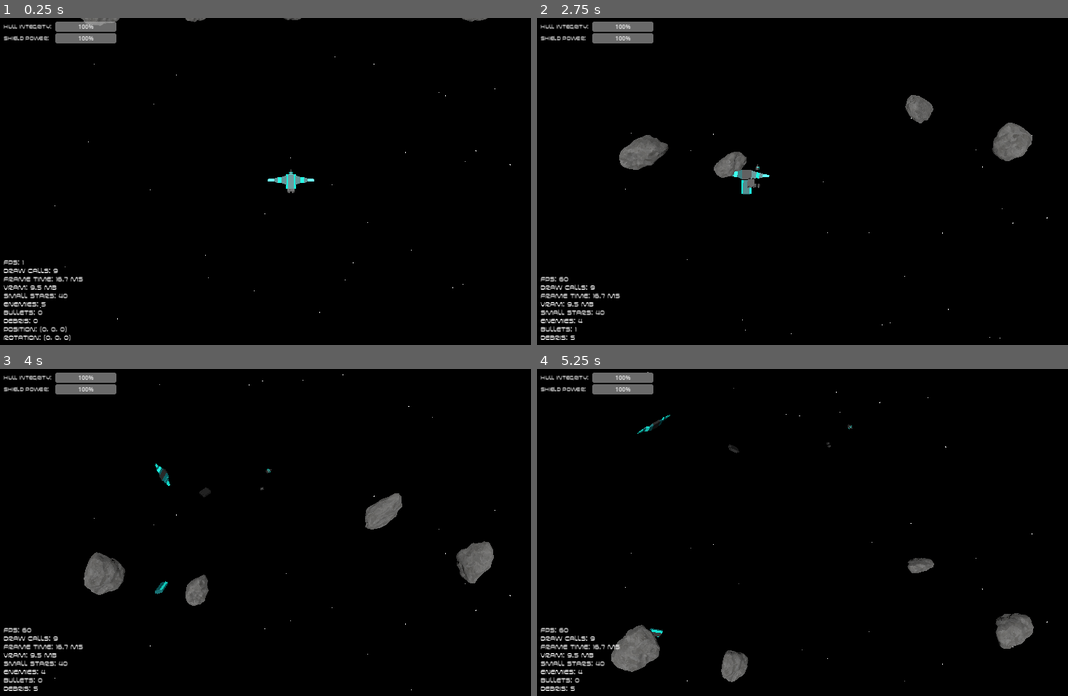
Above: before the commit, frames 1-4 (two rows, left to right).
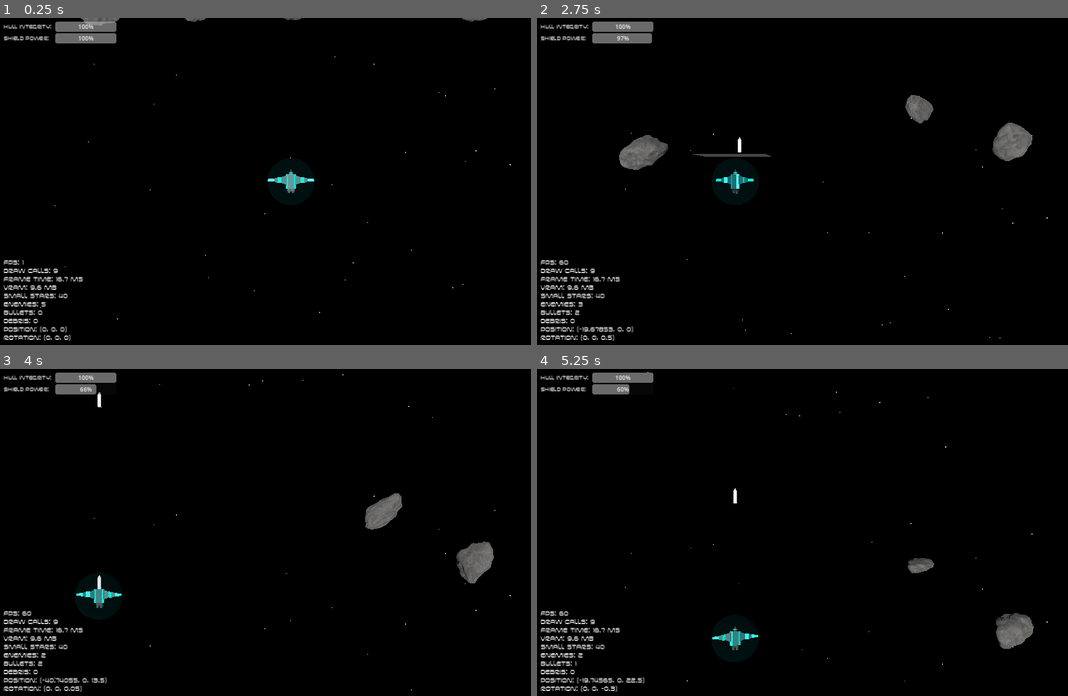
Above: after the commit, the same moments.

Repository: ccozad/space-shooter-godot-4
Game: Godot game, scene res://main.tscn
Two runs of this game, one before a commit and one after it. Both use one fixed random seed, a clock stepped at 60 frames per second and the inputs below.
Inputs (mouse positions are in pixels of both pictures, inside the frame that each line leads up to):
- Up to frame 1 (0.25 s): no input
- Up to frame 2 (2.75 s): move the mouse to (797, 246) at 0.52 s; press the mouse at (797, 246) at 0.53 s; hold Shift (accelerate) 0.53-2.03 s; move the mouse to (1004, 230) at 1.27 s; release the mouse at (1004, 230) at 1.28 s; click (1004, 230) at 1.35 s; move the mouse to (653, 132) at 2.02 s; press the mouse at (653, 132) at 2.03 s; hold A (move_left) from 2.03 s (still down)
- Up to frame 3 (4 s): move the mouse to (318, 532) at 2.77 s; release the mouse at (318, 532) at 2.78 s; click (318, 532) at 2.85 s; move the mouse to (201, 450) at 3.52 s; release A (move_left) at 3.53 s; press the mouse at (201, 450) at 3.53 s; hold S (move_down) from 3.53 s (still down)
- Up to frame 4 (5.25 s): move the mouse to (956, 516) at 4.27 s; release S (move_down) at 4.28 s; release the mouse at (956, 516) at 4.28 s; hold D (move_right) 4.28-5.03 s; click (956, 516) at 4.35 s; move the mouse to (712, 548) at 5.02 s; press the mouse at (712, 548) at 5.03 s; hold Shift (accelerate) from 5.03 s (still down)

The runs differ from the first frame. In frame 1, less than 0.1% of the frame differs, in the area x 6-8%, y 81-84%; in frame 2, 2.1%; in frame 3, 2.8%; in frame 4, 3.0%, in the area x 0-60%, y 4-99%.

Commit message:
Hull and shield logic, HUD updates

Diff:
--- a/main.gd
+++ b/main.gd
@@ -2,6 +2,8 @@
 
 @onready var ship_1: CharacterBody3D = $ship_1
 @onready var debug: Label = $Debug
+@onready var hud: CanvasLayer = $Hud
+
 
 var fire_cadence = 0.2
 var fire_cooldown = 0.0
@@ -17,6 +19,7 @@
 	GameManager.spawn_stars(self)
 	GameManager.spawn_asteroids(self)
 	ship_1.connect("player_destroyed", Callable(self, "_on_player_destroyed"))
+	ship_1.connect("update_hud", Callable(self, "_on_update_hud"))
 	ship_1.init()
 	GameManager.set_player(ship_1)
 	debug.init(ship_1)
@@ -43,3 +46,6 @@
 
 func _on_show_hit_effect(enemy, bullet):
 	GameManager.create_hit_effect(self, enemy, bullet)
+
+func _on_update_hud():
+	hud.set_player_values(ship_1)
--- a/scenes/HUD.tscn
+++ b/scenes/HUD.tscn
@@ -1,8 +1,10 @@
-[gd_scene load_steps=2 format=3 uid="uid://i25aas33a7am"]
+[gd_scene load_steps=3 format=3 uid="uid://i25aas33a7am"]
 
+[ext_resource type="Script" path="res://scenes/hud.gd" id="1_f7jiu"]
 [ext_resource type="FontFile" uid="uid://dfvkq8aj67fa2" path="res://fonts/futurespore.regular.ttf" id="1_yiw2r"]
 
 [node name="Hud" type="CanvasLayer"]
+script = ExtResource("1_f7jiu")
 
 [node name="Player" type="MarginContainer" parent="."]
 offset_right = 330.0
@@ -15,24 +17,24 @@
 layout_mode = 2
 columns = 2
 
-[node name="HullIntegrityLabel" type="Label" parent="Player/GridContainer"]
+[node name="PlayerHullIntegrityLabel" type="Label" parent="Player/GridContainer"]
 layout_mode = 2
 theme_override_fonts/font = ExtResource("1_yiw2r")
 theme_override_font_sizes/font_size = 20
 text = "Hull Integrity: "
 
-[node name="HullIntegrityBar" type="ProgressBar" parent="Player/GridContainer"]
+[node name="PlayerHullIntegrityPowerBar" type="ProgressBar" parent="Player/GridContainer"]
 layout_mode = 2
 size_flags_horizontal = 3
 value = 100.0
 
-[node name="SheildPowerLabel" type="Label" parent="Player/GridContainer"]
+[node name="PlayerSheildPowerLabel" type="Label" parent="Player/GridContainer"]
 layout_mode = 2
 theme_override_fonts/font = ExtResource("1_yiw2r")
 theme_override_font_sizes/font_size = 20
 text = "Shield Power:"
 
-[node name="ShieldPowerBar" type="ProgressBar" parent="Player/GridContainer"]
+[node name="PlayerShieldPowerBar" type="ProgressBar" parent="Player/GridContainer"]
 layout_mode = 2
 size_flags_horizontal = 3
 value = 100.0
--- a/scenes/enemy.gd
+++ b/scenes/enemy.gd
@@ -10,6 +10,8 @@
 func _process(delta: float) -> void:
 	lifecycle.process(self, delta)
 
+func explode():
+	lifecycle.explode(self)
 
 func _on_area_entered(area: Area3D) -> void:
 	if area.is_in_group("bullet"):
--- /dev/null
+++ b/scenes/hud.gd
@@ -0,0 +1,14 @@
+extends CanvasLayer
+
+@onready var player_hull_integrity_power_bar: ProgressBar = $Player/GridContainer/PlayerHullIntegrityPowerBar
+@onready var player_shield_power_bar: ProgressBar = $Player/GridContainer/PlayerShieldPowerBar
+
+func set_player_values(player):
+	tween_property(player_hull_integrity_power_bar, "value", player.hull_integrity)
+	tween_property(player_shield_power_bar, "value", player.shield_power)
+
+
+func tween_property(element, property, value):
+	if value != element.get(property):
+		var tween = get_tree().create_tween()
+		tween.tween_property(element, "value", value, 1)
--- a/scenes/ship_1.gd
+++ b/scenes/ship_1.gd
@@ -1,16 +1,24 @@
 extends CharacterBody3D
 
 @onready var weapons_node: Node3D = $Weapons
+@onready var shield: Area3D = $Shield
+@onready var shield_collision: CollisionShape3D = $Shield/CollisionShape3D
 
 var weapons = []
 var tilt = 0.0
 var tilt_direction = 0.0
 var shift_pressed = false
+var max_hull_integrity = 100.0
+var hull_integrity = max_hull_integrity
+var max_shield_power = 100.0
+var shield_power = max_shield_power
 
 const SPEED = 30.0
-const FAST_SPEED = 80
+const FAST_SPEED = 80.0
 const MAX_TILT = 0.5
+
 signal player_destroyed()
+signal update_hud()
 
 func init():
 	for weapon in weapons_node.get_children():
@@ -60,6 +68,47 @@
 		tilt = clamp(tilt, -MAX_TILT, MAX_TILT)
 	move_and_slide()
 
+func shield_hit(value):
+	shield_power -= value
+
+func remove_shield():
+	shield_power = 0
+	shield_collision.set_defe("disabled", true)
+	shield.visible = false
+
+func process_hit(area, enemy_impact):
+	var value = get_hit_points(area, enemy_impact)
+	if shield_power > 0:
+		shield_hit(value)
+		update_hud.emit()
+		if shield_power <= 0:
+			value = -shield_power
+			remove_shield()
+
+	if shield_power <= 0:
+		hull_integrity -= value
+		update_hud.emit()
+		if hull_integrity <= 0:
+			player_destroyed.emit()
+
+	if enemy_impact:
+		if hull_integrity > 0:
+			area.explode()
+		else:
+			area.queue_free()
+
+func get_hit_points(area, enemy_impact):
+	return area.lifecycle.hit_points if enemy_impact else area.hit_points
 
 func _on_area_3d_area_entered(area: Area3D) -> void:
-	player_destroyed.emit()
+	var bullet_impact = area.is_in_group("enemy_bullet")
+	var enemy_impact = area.is_in_group("enemy")
+	if bullet_impact or enemy_impact:
+		process_hit(area, enemy_impact)
+
+
+func _on_shield_area_entered(area: Area3D) -> void:
+	var bullet_impact = area.is_in_group("enemy_bullet")
+	var enemy_impact = area.is_in_group("enemy")
+	if bullet_impact or enemy_impact:
+		process_hit(area, enemy_impact)
--- a/scenes/ship_1.tscn
+++ b/scenes/ship_1.tscn
@@ -179,6 +179,20 @@
 [sub_resource type="BoxShape3D" id="BoxShape3D_5wasy"]
 size = Vector3(7.48196, 1, 4.79758)
 
+[sub_resource type="StandardMaterial3D" id="StandardMaterial3D_11a7d"]
+transparency = 1
+albedo_color = Color(0, 0.92549, 0.952941, 0.117647)
+albedo_texture_msdf = true
+metallic = 1.0
+
+[sub_resource type="SphereMesh" id="SphereMesh_je0hu"]
+material = SubResource("StandardMaterial3D_11a7d")
+radius = 5.0
+height = 10.0
+
+[sub_resource type="SphereShape3D" id="SphereShape3D_4x46p"]
+radius = 5.0
+
 [node name="ship_1" type="CharacterBody3D" groups=["modules"]]
 collision_mask = 16
 axis_lock_linear_y = true
@@ -243,4 +257,13 @@
 [node name="Direction" type="Node3D" parent="Weapons/Right"]
 transform = Transform3D(1, 0, 0, 0, 1, 0, 0, 0, 1, 0, 0, -0.434508)
 
+[node name="Shield" type="Area3D" parent="."]
+
+[node name="Sphere" type="MeshInstance3D" parent="Shield"]
+mesh = SubResource("SphereMesh_je0hu")
+
+[node name="CollisionShape3D" type="CollisionShape3D" parent="Shield"]
+shape = SubResource("SphereShape3D_4x46p")
+
 [connection signal="area_entered" from="Area3D" to="." method="_on_area_3d_area_entered"]
+[connection signal="area_entered" from="Shield" to="." method="_on_shield_area_entered"]
Not shown: 1 places in scenes/ship_1.tscn that only renumber resources
